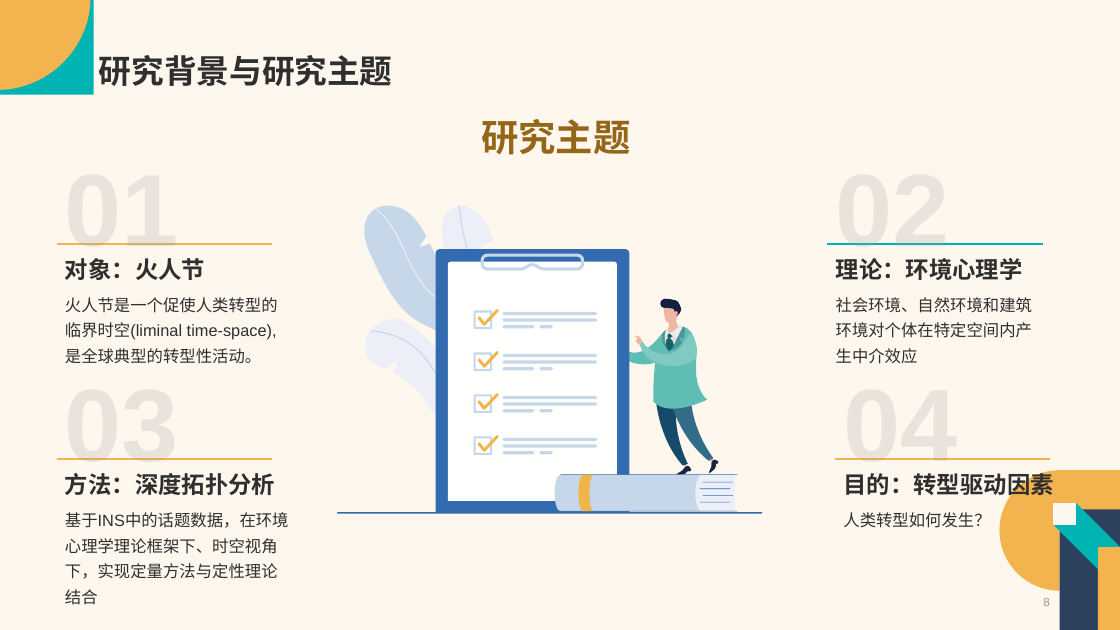
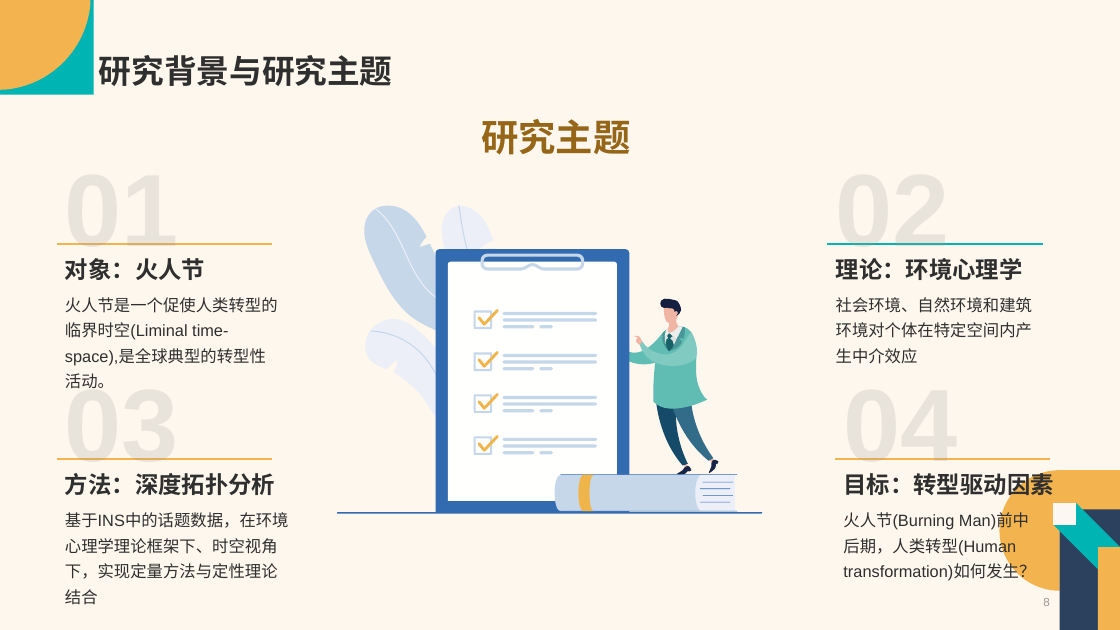
Before and after one commit to Vaelubo/Research, a slide deck: slide 8 of SSCI文章汇报-卢波.pptx. Drawn at 1120x630 pixels with LibreOffice and Linux fonts; fonts in the diff are those of the drawing. Boxes give left, top, right and bottom in pixels: in the first picture for what was removed or moved away, otherwise in the second. Text is boxed around its words. In the diff, an @@ line names an element or a change of style, - is before the commit and + after.

Commit message:
旅游目的地0424汇报版

```diff
--- a/SSCI文章汇报-卢波.pptx
+++ b/SSCI文章汇报-卢波.pptx
@@ text at [65, 297, 278, 366]: text changed @@
-火人节是一个促使人类转型的临界时空(liminal time-space),是全球典型的转型性活动。
+火人节是一个促使人类转型的临界时空(Liminal time-space),是全球典型的转型性活动。
@@ text at [843, 470, 1053, 500]: text changed @@
-目的：转型驱动因素
+目标：转型驱动因素
@@ text at [843, 512, 1035, 581]: text changed @@
-人类转型如何发生？
+火人节(Burning Man)前中后期，人类转型(Human transformation)如何发生？
```
Also in this commit, not shown: 17 other slides changed, 2 other files.
